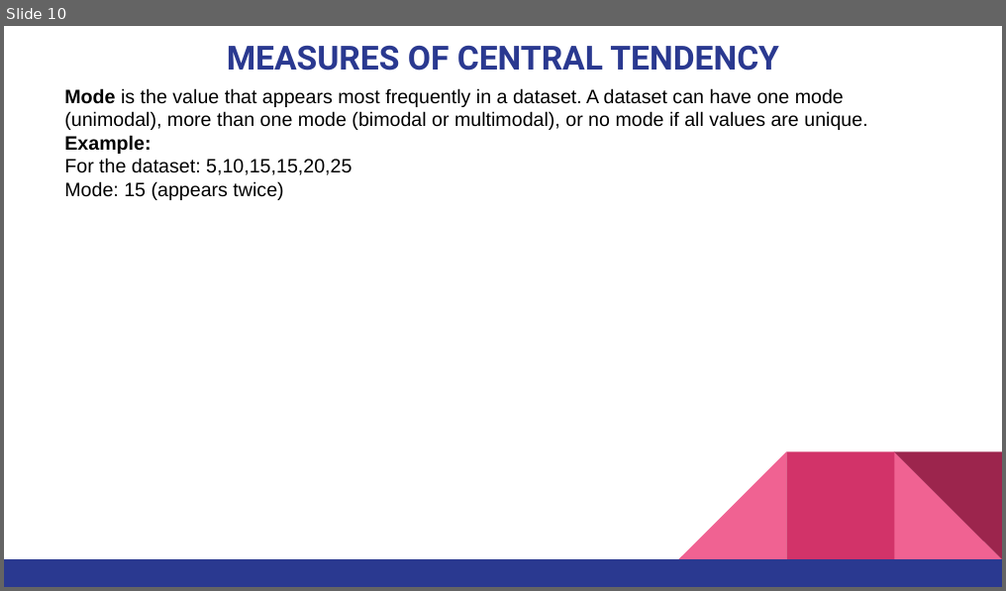
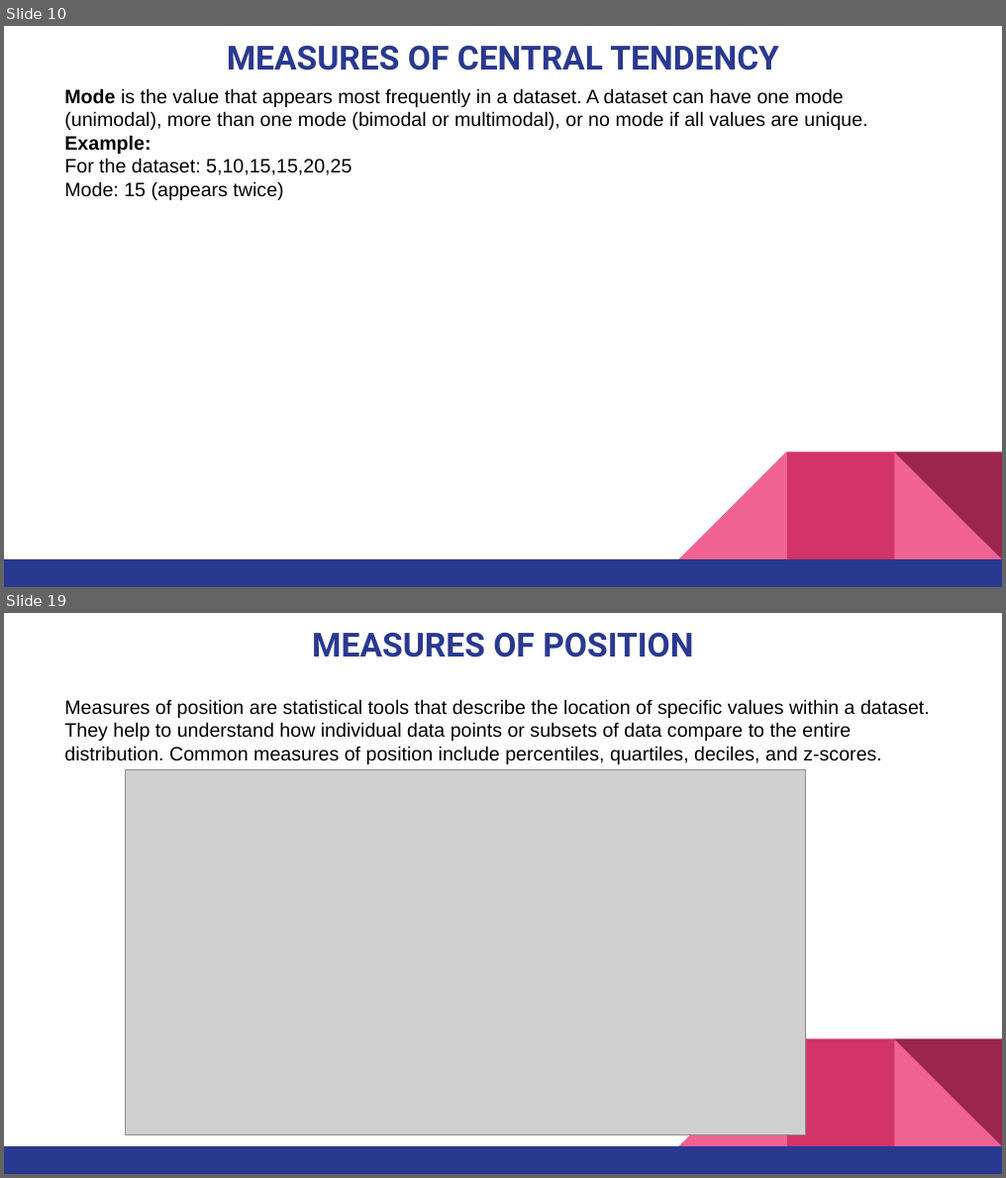
Before and after one commit to pnytrainingrepo/artificial-intelligence, a slide deck: AI-DataScience.pptx. Shown one above the other, each under a label of ours: slide 10 before the commit, slides 10 and 19 after it; the slides between them are not shown. The pictures are 1006x591 and 1006x1178 pixels, drawn with LibreOffice and Linux fonts; fonts in the diff are those of the drawing; grey boxes stand for pictures. Boxes give left, top, right and bottom in pixels: in the first picture for what was removed or moved away, otherwise in the second. Text is boxed around its words. In the diff, an @@ line names an element or a change of style, - is before the commit and + after.

```diff
--- a/AI-DataScience.pptx
+++ b/AI-DataScience.pptx
@@ slide 19 added at bbox=[4, 613, 1002, 1174], background #FFFFFF; not listed: 5 template elements that a slide beside it also shows @@
@@ title added at bbox=[312, 632, 693, 658], 24 pt, text #2A3990, bold @@
+MEASURES OF POSITION
@@ text added at bbox=[64, 699, 930, 764], 14 pt, text #000000 @@
+Measures of position are statistical tools that describe the location of specific values within a dataset. They help to understand how individual data points or subsets of data compare to the entire distribution. Common measures of position include percentiles, quartiles, deciles, and z-scores.
@@ picture added at bbox=[125, 770, 805, 1136] @@
```
Also in this commit, not shown: 2 slides changed, 10 other slides added, 8 other files.
